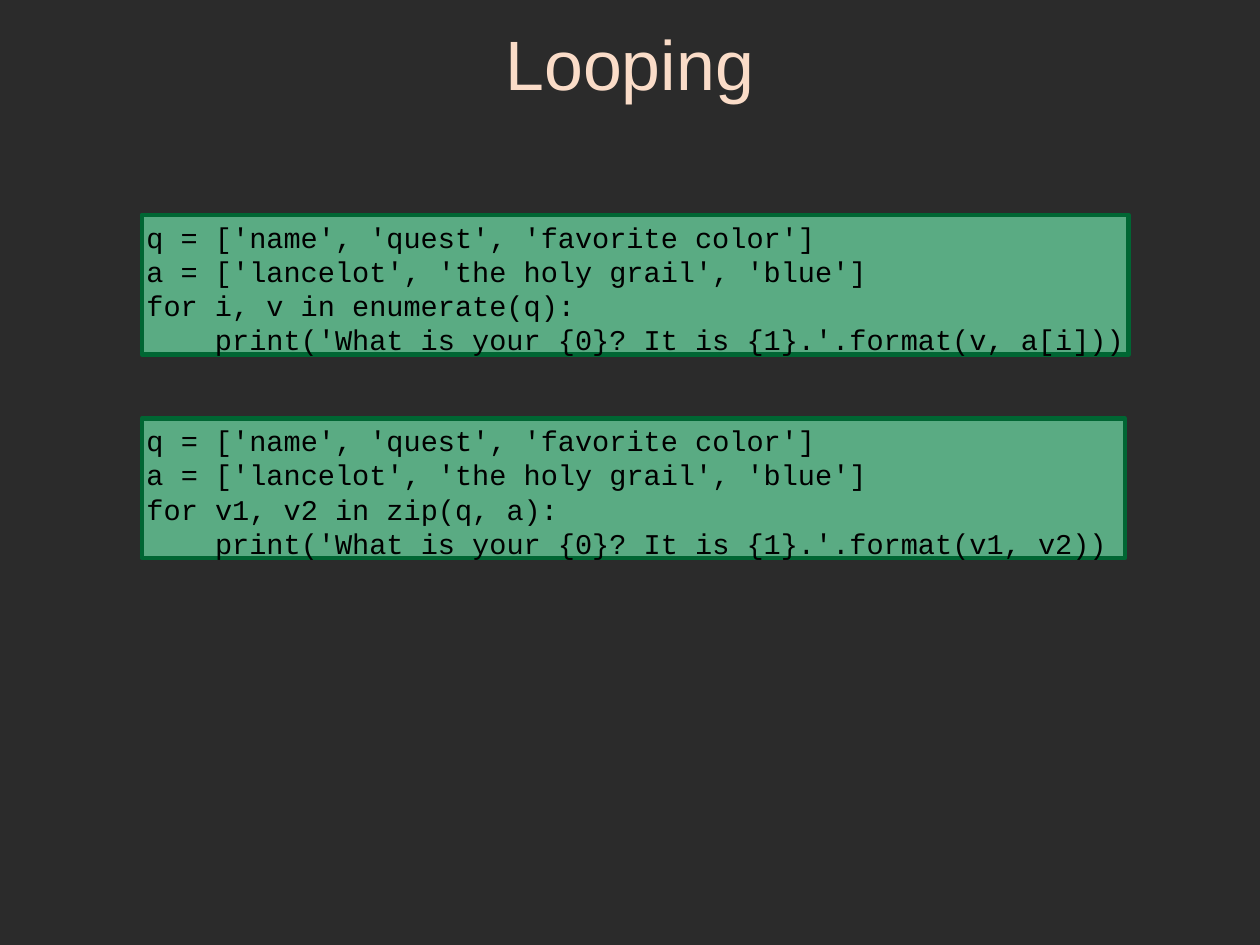
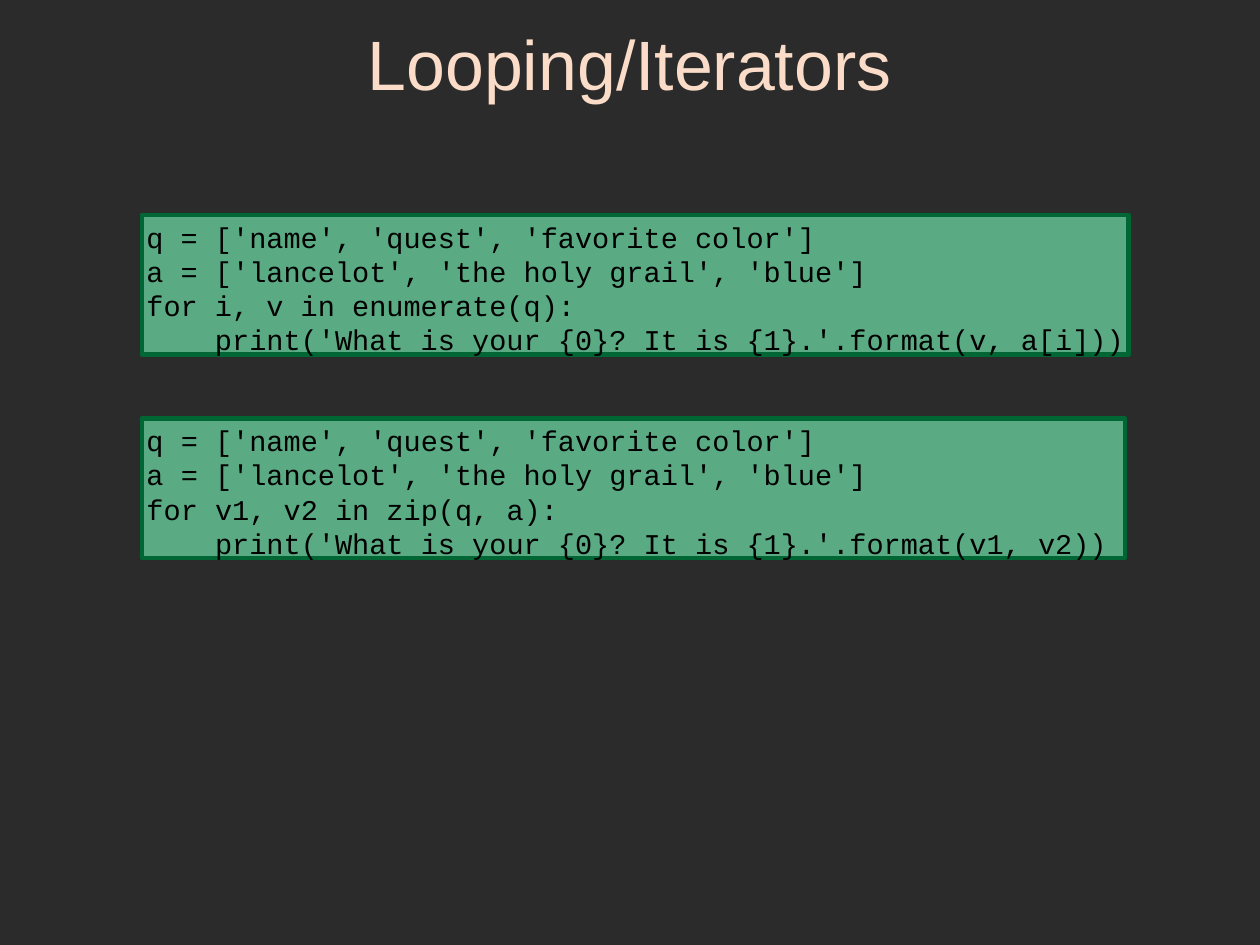
Before and after one commit to sphaero/workshops, a slide deck: slide 47 of PythonFu/presentation.odp (slide 45 before the commit). Drawn at 1260x945 pixels with LibreOffice and Linux fonts; fonts in the diff are those of the drawing; background and template pictures are left out; a plain dark background stands for a picture behind light text. Boxes give left, top, right and bottom in pixels: in the first picture for what was removed or moved away, otherwise in the second. Text is boxed around its words. In the diff, an @@ line names an element or a change of style, - is before the commit and + after.

```diff
--- a/PythonFu/presentation.odp
+++ b/PythonFu/presentation.odp
@@ title at box(368, 39, 892, 104): text changed @@
-Looping
+Looping/Iterators
```
Also in this commit, not shown: 8 other slides changed, 10 slides added, 1 slide removed, 2 other files.
